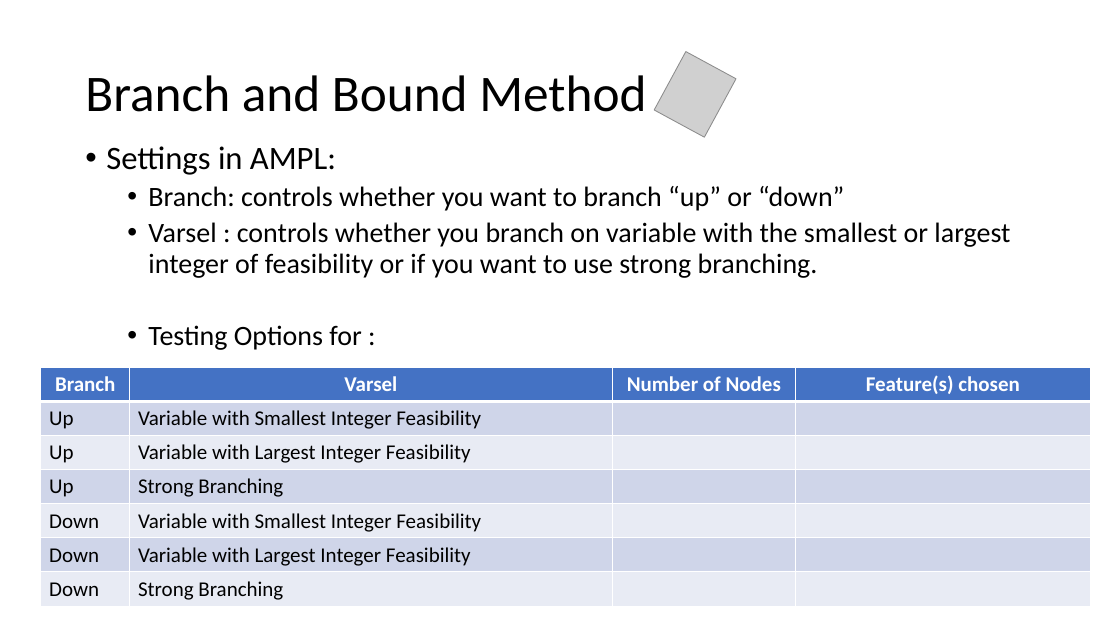
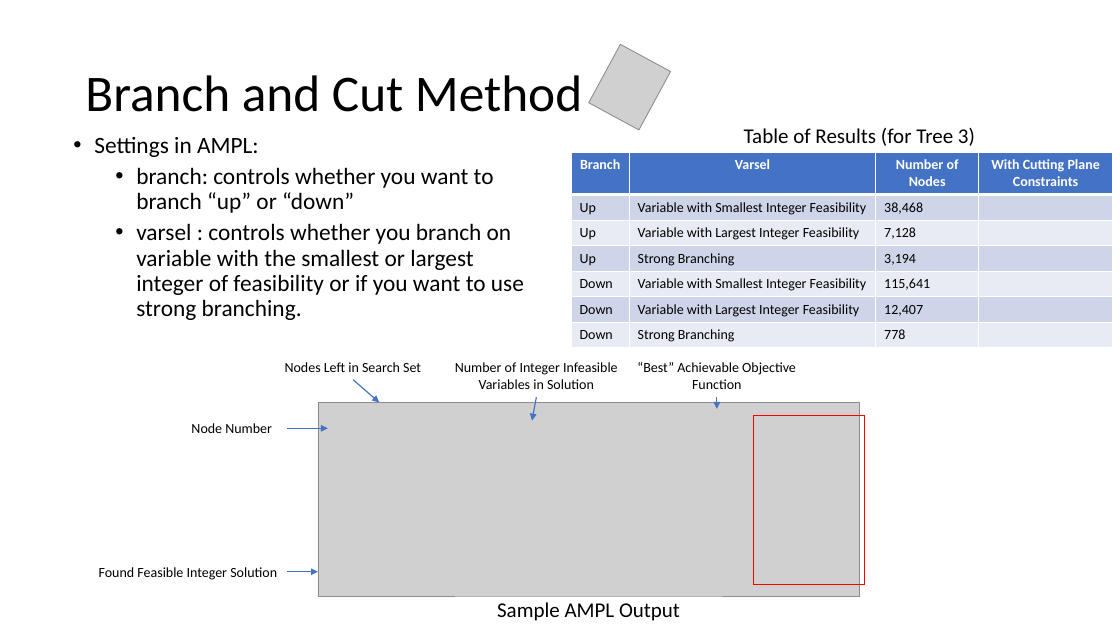
Before and after one commit to DillWithIt77/D2P-Spring-2021, a slide deck: slide 9 of Presentations/Trees Get Degrees_Full_Presentation.pptx (slide 8 before the commit). Drawn at 1120x630 pixels with LibreOffice and Linux fonts; fonts in the diff are those of the drawing; grey boxes stand for pictures; background and template pictures are left out. Boxes give left, top, right and bottom in pixels: in the first picture for what was removed or moved away, otherwise in the second. Text is boxed around its words. In the diff, an @@ line names an element or a change of style, - is before the commit and + after.

Commit message:
Testing Branch and Cut constriants

```diff
--- a/Presentations/Trees Get Degrees_Full_Presentation.pptx
+++ b/Presentations/Trees Get Degrees_Full_Presentation.pptx
@@ picture: place and size @@
-picture at <box>655,52,737,137</box>
+picture at <box>589,44,671,130</box>
@@ title at <box>85,75,582,112</box>: text changed @@
-Branch and Bound Method
+Branch and Cut Method
@@ text "Settings in AMPL:": place and size @@
-text "Settings in AMPL:" at <box>106,146,1010,350</box>
+text "Settings in AMPL:" at <box>94,137,524,320</box>
@@ text at <box>94,137,259,157</box>: size 28 to 20 pt in "Settings in AMPL:" @@
@@ text added at <box>744,128,975,146</box>, 18 pt, text #000000 @@
+Table of Results (for Tree 3)
@@ text at <box>136,167,524,320</box>: text changed; size 24 to 20 pt @@
-  • Branch: controls whether you want to branch “up” or “down”
-  • Varsel : controls whether you branch on variable with the smallest or largest integer of feasibility or if you want to use strong branching.
-  • Testing Options for :
+  • branch: controls whether you want to branch “up” or “down”
+  • varsel : controls whether you branch on variable with the smallest or largest integer of feasibility or if you want to use strong branching.
@@ table at <box>571,152,1112,346</box> @@
-row 1, column 4: Feature(s) chosen
+row 1, column 4: With Cutting Plane Constraints
-row 2, column 3: 
+row 2, column 3: 38,468
-row 3, column 3: 
+row 3, column 3: 7,128
-row 4, column 3: 
+row 4, column 3: 3,194
-row 5, column 3: 
+row 5, column 3: 115,641
-row 6, column 3: 
+row 6, column 3: 12,407
-row 7, column 3: 
+row 7, column 3: 778
@@ size 18 to 12 pt in "Branch", "Varsel", "Number of Nodes", "Up" and 11 more places @@
@@ table: place and size @@
-table at <box>41,368,1091,607</box>
+table at <box>571,152,1112,346</box>
@@ text added at <box>285,362,421,372</box>, 12 pt, text #000000 @@
+Nodes Left in Search Set
@@ arrow added from (353, 380) to (379, 402), #4472C4 1 pt @@
@@ text added at <box>455,362,618,389</box>, 12 pt, text #000000 @@
+Number of Integer Infeasible Variables in Solution
@@ text added at <box>637,362,796,389</box>, 12 pt, text #000000 @@
+“Best” Achievable Objective Function
@@ picture added at <box>318,402,860,597</box> @@
@@ arrow added from (537, 397) to (532, 421), #4472C4 1 pt @@
@@ arrow added from (717, 397) to (717, 409), #4472C4 1 pt @@
@@ rectangle added at <box>754,416,865,585</box>, outline #FF0000 1 pt @@
@@ text added at <box>191,423,272,433</box>, 12 pt, text #000000 @@
+Node Number
@@ arrow added from (287, 429) to (328, 429), #4472C4 1 pt @@
@@ text added at <box>99,567,277,580</box>, 12 pt, text #000000 @@
+Found Feasible Integer Solution
@@ arrow added from (287, 572) to (318, 572), #4472C4 1 pt @@
@@ text added at <box>497,602,680,621</box>, 18 pt, text #000000 @@
+Sample AMPL Output
```
Also in this commit, not shown: 1 other slide changed, 1 slide added, 6 other files.
